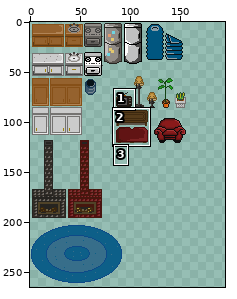
Sprite sheet, stored at img/CarpentryItems.png. Above, an overview of the earlier version with the close-up marked.
Close-up. As it was:
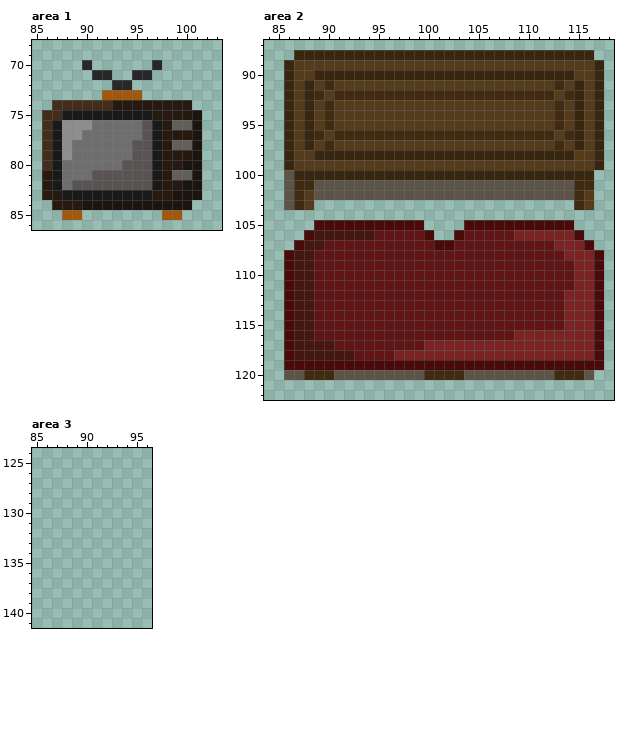
The file is 312x312 pixels. Colours within 5 levels of each other are drawn and written as one. Shown: area 1: x 85..103, y 68..86; area 2: x 84..118, y 87..122; area 3: x 85..96, y 124..141. The wide view leaves out empty margins. The commit also changed other parts of the picture, which this record leaves out.
Once edited:
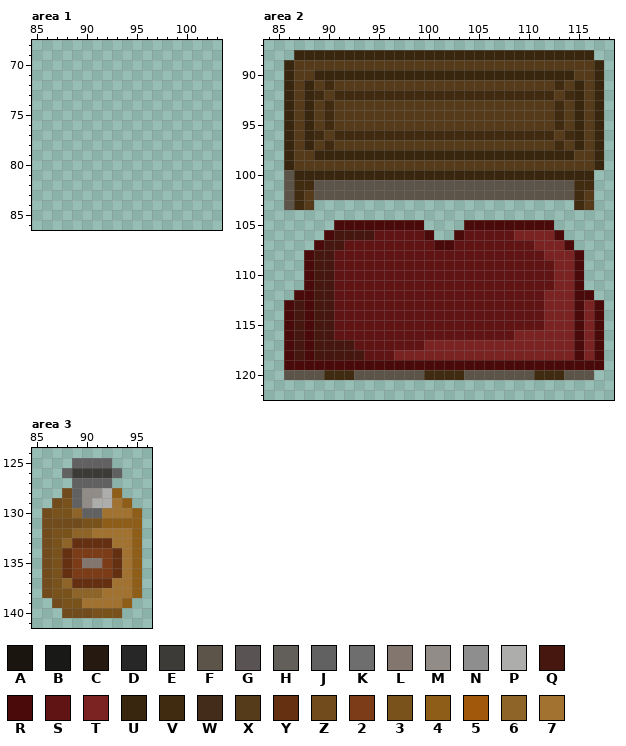
Palette (. is transparent): A #1b1510  B #191918  C #261a10  D #282727  E #3d3b38  F #5d5449  G #595353  H #625f5b  J #616161  K #6e6e6e  L #82766e  M #918c87  N #8e8e8e  P #adadac  Q #46170e  R #4a0a0a  S #611414  T #7b2323  U #39260f  V #412b10  W #432d1a  X #553b1a  Y #643011  Z #714b1c  2 #7b3c17  3 #79521b  4 #8e5d17  5 #a2580b  6 #8e6429  7 #a27330
From old to new:
--- area 1
@@ x 85..103 @@
 69 ...................
-70 .....D......D......
-71 ......DD..DD.......
-72 ........DD.........
-73 .......5555........
-74 ..WWWWWWCCCCCCCC...
-75 .WWBBBBBBBBBCCCCA..
-76 .WBNNNKKKKKGBCHHA..
-77 .WBNNKKKKKKGBCCCA..
-78 .WBNKKKKKKGGBCHHA..
-79 .WBNKKKKKKGGBCCCA..
-80 .WBKKKKKKGGGBCCAA..
-81 .CBKKKGGGGGGBCHHA..
-82 .CBKGGGGGGGGBCCAA..
-83 .CCBBBBBBBBBCCAAA..
-84 ..CCCAAAAAAAAAAA...
-85 ...55........55....
+70 ...................
+71 ...................
+72 ...................
+73 ...................
+74 ...................
+75 ...................
+76 ...................
+77 ...................
+78 ...................
+79 ...................
+80 ...................
+81 ...................
+82 ...................
+83 ...................
+84 ...................
+85 ...................
 86 ...................
--- area 2
@@ x 84..118 @@
 104 ...................................
-105 .....RRRRRRRRRRR....RRRRRRRRRRR....
-106 ....RQQQQQQSSSSSR..RSSSSSTTTTTTR...
-107 ...RQQSSSSSSSSSSSRRSSSSSSSSSSTTTR..
-108 ..RQQSSSSSSSSSSSSSSSSSSSSSSSSSTTTR.
-109 ..RQQSSSSSSSSSSSSSSSSSSSSSSSSSSTTR.
-110 ..RQQSSSSSSSSSSSSSSSSSSSSSSSSSSTTR.
-111 ..RQQSSSSSSSSSSSSSSSSSSSSSSSSSSTTR.
-112 ..RQQSSSSSSSSSSSSSSSSSSSSSSSSSTTTR.
-113 ..RQQSSSSSSSSSSSSSSSSSSSSSSSSSTTTR.
-114 ..RQQSSSSSSSSSSSSSSSSSSSSSSSSSTTTR.
-115 ..RQQSSSSSSSSSSSSSSSSSSSSSSSSSTTTR.
-116 ..RQQSSSSSSSSSSSSSSSSSSSSTTTTTTTTR.
-117 ..RQQQQSSSSSSSSSTTTTTTTTTTTTTTTTTR.
-118 ..RQQQQQQSSSSTTTTTTTTTTTTTTTTTTTTR.
+105 .......RRRRRRRRR....RRRRRRRRR......
+106 ......RQQQQSSSSSR..RSSSSSTTTTR.....
+107 .....RQQSSSSSSSSSRRSSSSSSSSTTTR....
+108 ....RQQSSSSSSSSSSSSSSSSSSSSSTTTR...
+109 ....RQQSSSSSSSSSSSSSSSSSSSSSSTTR...
+110 ....RQQSSSSSSSSSSSSSSSSSSSSSSTTR...
+111 ....RQQSSSSSSSSSSSSSSSSSSSSSSTTR...
+112 ...RRQQSSSSSSSSSSSSSSSSSSSSSTTTRR..
+113 ..RQRQQSSSSSSSSSSSSSSSSSSSSSTTTRTR.
+114 ..RQRQQSSSSSSSSSSSSSSSSSSSSSTTTRTR.
+115 ..RQRQQSSSSSSSSSSSSSSSSSSSSSTTTRTR.
+116 ..RQRQQSSSSSSSSSSSSSSSSSSTTTTTTRTR.
+117 ..RQRQQQQSSSSSSSTTTTTTTTTTTTTTTRTR.
+118 ..RQRQQQQQSSSTTTTTTTTTTTTTTTTTTRTR.
 119 ..RRRRRRRRRRRRRRRRRRRRRRRRRRRRRRRR.
-120 ..FFVVVFFFFFFFFFVVVVFFFFFFFFFVVVF..
+120 ..FFFFVVVFFFFFFFVVVVFFFFFFFVVVFFF..
 121 ...................................
--- area 3
@@ x 85..96 @@
 124 ............
-125 ............
-126 ............
-127 ............
-128 ............
-129 ............
-130 ............
-131 ............
-132 ............
-133 ............
-134 ............
-135 ............
-136 ............
-137 ............
-138 ............
-139 ............
-140 ............
+125 ....JJJJ....
+126 ...JEEEEJ...
+127 ....JJJJ....
+128 ...ZJMMP4...
+129 ..Z3JMPP74..
+130 .Z336JJ7774.
+131 .ZZZZ334444.
+132 .Z336677774.
+133 .Z36YYYY774.
+134 .Z3Y2222Y74.
+135 .Z3Y2LL2Y74.
+136 .Z3Y2222Y74.
+137 .Z36YYYY774.
+138 .Z336667774.
+139 ..Z3377774..
+140 ...ZZZ333...
 141 ............
